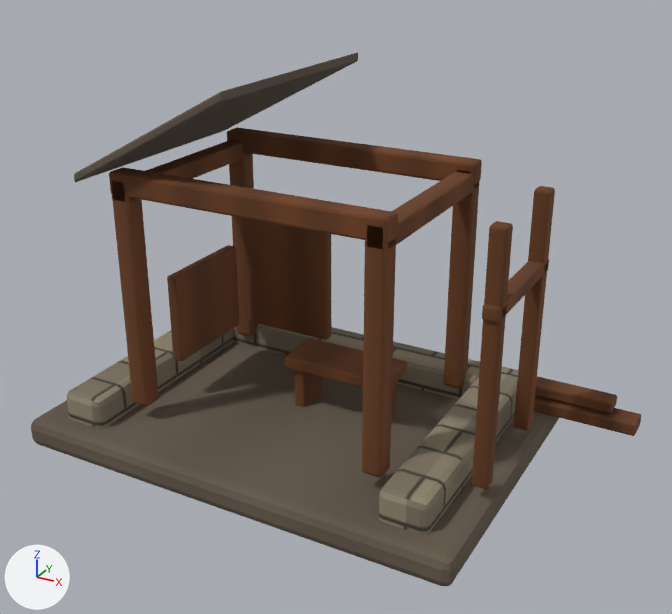
The glTF model Unity/Assets/Eldoria/ArtTests/SceneBreakthrough/Sources/cabin/cabin.glb: old version first, new version second.
Before and after are seen from a 50 mm lens placed at (5.11, -8.46, 6.0), pointed at (0.65, -0.35, 1.95). Every picture has the same lights, and +X, +Y and +Z are marked at lower left. The first picture is the older version. Vertices at exactly the same position are counted once.

Names of what the first picture shows: 'Sawmill_State1_Foundation', 'Sawmill_State1_Frame', 'Sawmill_State1_Infill', 'Sawmill_State1_Materials', 'Sawmill_State1_Roof', 'Sawmill_State1_Scaffold'.
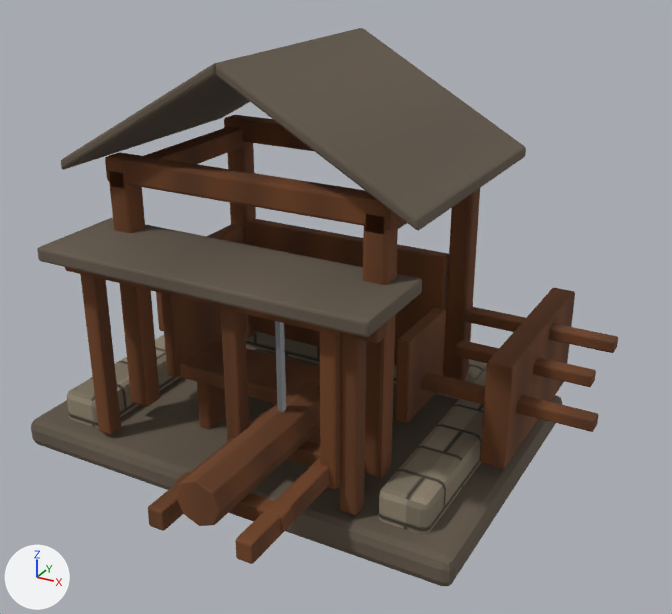
The change, as a list of edits to the scene's bpy script:
```text
Change me_s1_postfl_authored:
    remove me_s1_postfl_authored.from_pydata(...)  # 448 vertices, 864 faces; spans x -1.65..1.65, y -1.19..1.22, z 0.55..3.35
    add me_s1_postfl_authored.from_pydata(...)  # 448 vertices, 864 faces; spans x -1.68..1.68, y -1.2..1.23, z 0.55..3.51
    me_s1_postfl_authored part 1: the loose piece of 56 vertices spanning x -1.64..-1.4, y -1.19..-0.95, z 0.55..3.3 is scaled about its middle by (1.1, 1.1, 1.07), then moved by (0.0, 0.0, 0.1)
    me_s1_postfl_authored part 2: the loose piece of 56 vertices spanning x 1.4..1.64, y -1.19..-0.95, z 0.55..3.3 is scaled about its middle by (1.1, 1.1, 1.07), then moved by (0.0, 0.0, 0.1)
    me_s1_postfl_authored part 3: the loose piece of 56 vertices spanning x -1.64..-1.4, y 0.98..1.22, z 0.55..3.3 is scaled about its middle by (1.1, 1.1, 1.07), then moved by (0.0, 0.0, 0.1)
    me_s1_postfl_authored part 4: the loose piece of 56 vertices spanning x 1.4..1.64, y 0.98..1.22, z 0.55..3.3 is scaled about its middle by (1.1, 1.1, 1.07), then moved by (0.0, 0.0, 0.1)
    me_s1_postfl_authored part 5: the loose piece of 56 vertices spanning x -1.65..1.65, y -1.19..-0.95, z 3.09..3.35 is scaled about its middle by (1.02, 1.05, 1.09), then moved by (0.0, 0.0, 0.15)
    me_s1_postfl_authored part 6: the loose piece of 56 vertices spanning x -1.65..1.65, y 0.98..1.22, z 3.09..3.35 is scaled about its middle by (1.02, 1.05, 1.09), then moved by (0.0, 0.0, 0.15)
    me_s1_postfl_authored part 7: the loose piece of 56 vertices spanning x -1.64..-1.4, y -1.19..1.21, z 3.01..3.23 is moved by (0.0, 0.0, 0.16)
    me_s1_postfl_authored part 8: the loose piece of 56 vertices spanning x 1.4..1.64, y -1.19..1.21, z 3.01..3.23 is moved by (0.0, 0.0, 0.16)
Remove ob_sawmill_state1_infill:
    ob_sawmill_state1_infill = bpy.data.objects.new('Sawmill_State1_Infill', me_s1_partialwallback_authored)
Remove ob_sawmill_state1_roof:
    ob_sawmill_state1_roof = bpy.data.objects.new('Sawmill_State1_Roof', me_s1_roofleftpartial_authored)
Remove ob_sawmill_state1_scaffold:
    ob_sawmill_state1_scaffold = bpy.data.objects.new('Sawmill_State1_Scaffold', me_s1_scaffoldposta_authored)
Remove ob_sawmill_state1_materials:
    ob_sawmill_state1_materials = bpy.data.objects.new('Sawmill_State1_Materials', me_s1_stagedplanksa_authored)
Add ob_sawmill_state2_sawrig:
    ob_sawmill_state2_sawrig = bpy.data.objects.new('Sawmill_State2_SawRig', me_s2_sawframepostl_authored)  # 560 vertices, 1084 faces; spans x 0.15..1.45, y -3.14..-0.99, z 0.71..2.58; in mat_eldoria_metal (grey #909597)
    ob_sawmill_state2_sawrig.location = (0.0, 0.0, 0.0)
Add ob_sawmill_state2_storage:
    ob_sawmill_state2_storage = bpy.data.objects.new('Sawmill_State2_Storage', me_s2_plankrackback_authored)  # 616 vertices, 1200 faces; spans x -3.42..3.49, y -0.43..2.23, z 0.16..1.75
    ob_sawmill_state2_storage.location = (0.0, 0.0, 0.0)
Add ob_sawmill_state2_workface:
    ob_sawmill_state2_workface = bpy.data.objects.new('Sawmill_State2_WorkFace', me_s2_canopybeam_authored)  # 392 vertices, 756 faces; spans x -1.98..1.88, y -2.01..-0.34, z 0.31..2.7
    ob_sawmill_state2_workface.location = (0.0, 0.0, 0.0)
Add ob_sawmill_state2_roof:
    ob_sawmill_state2_roof = bpy.data.objects.new('Sawmill_State2_Roof', me_s2_roofleft_authored)  # 108 vertices, 214 faces; spans x -2.06..2.06, y -1.45..1.47, z 3.37..4.63
    ob_sawmill_state2_roof.location = (0.0, 0.0, 0.0)
Add ob_sawmill_state2_infill:
    ob_sawmill_state2_infill = bpy.data.objects.new('Sawmill_State2_Infill', me_s2_backwalllow_authored)  # 168 vertices, 324 faces; spans x -1.52..1.52, y -0.66..1.1, z 0.68..2.22
    ob_sawmill_state2_infill.location = (0.0, 0.0, 0.0)
```

Location of each change, [x1, y1, x2, y2] in pixels of the pictures (672 x 614 px; the box of a moved part takes in the faces that stretch with it):
'Sawmill_State1_Frame', reshaped
    before: [109, 127, 482, 477]
    after: [105, 115, 480, 478]
'Sawmill_State2_Roof', added
    after: [61, 28, 526, 231]
'Sawmill_State2_WorkFace', added
    after: [37, 218, 422, 515]
'Sawmill_State2_SawRig', added
    after: [148, 303, 341, 564]
'Sawmill_State2_Storage', added
    after: [156, 288, 618, 469]
'Sawmill_State1_Infill', deleted
    before: [167, 218, 332, 361]
'Sawmill_State2_Infill', added
    after: [161, 218, 449, 423]
'Sawmill_State1_Scaffold', deleted
    before: [472, 186, 555, 489]
'Sawmill_State1_Materials', deleted
    before: [284, 338, 641, 436]
'Sawmill_State1_Roof', deleted
    before: [74, 53, 358, 182]
part 1 of me_s1_postfl_authored, moved or reshaped
    before: [112, 181, 159, 406]
    after: [108, 161, 160, 407]
part 2 of me_s1_postfl_authored, moved or reshaped
    before: [362, 225, 396, 477]
    after: [363, 203, 398, 478]
part 3 of me_s1_postfl_authored, moved or reshaped
    before: [229, 139, 257, 336]
    after: [227, 121, 256, 337]
part 4 of me_s1_postfl_authored, moved or reshaped
    before: [444, 170, 480, 388]
    after: [443, 188, 480, 381]
part 5 of me_s1_postfl_authored, moved or reshaped
    before: [109, 167, 398, 244]
    after: [105, 152, 401, 230]
part 6 of me_s1_postfl_authored, moved or reshaped
    before: [227, 127, 482, 185]
    after: [224, 115, 313, 151]
part 7 of me_s1_postfl_authored, moved or reshaped
    before: [112, 140, 249, 203]
    after: [109, 127, 244, 189]
part 8 of me_s1_postfl_authored, moved or reshaped
    before: [365, 172, 479, 250]
    after: [364, 214, 407, 235]
